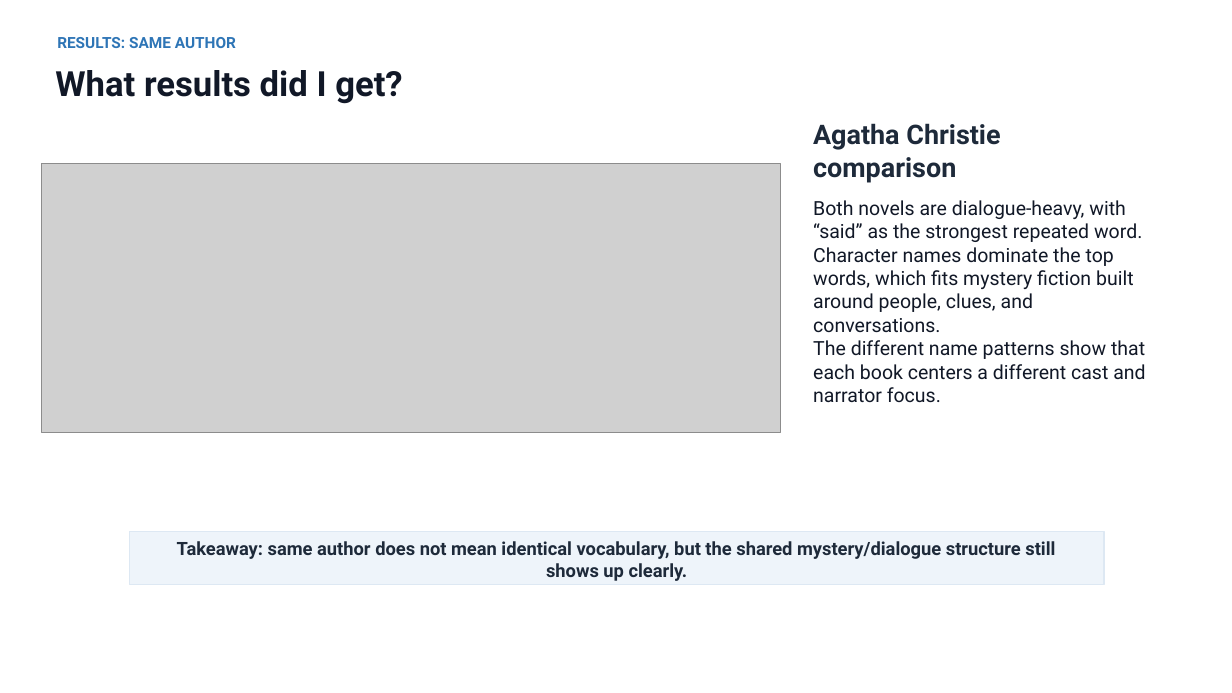
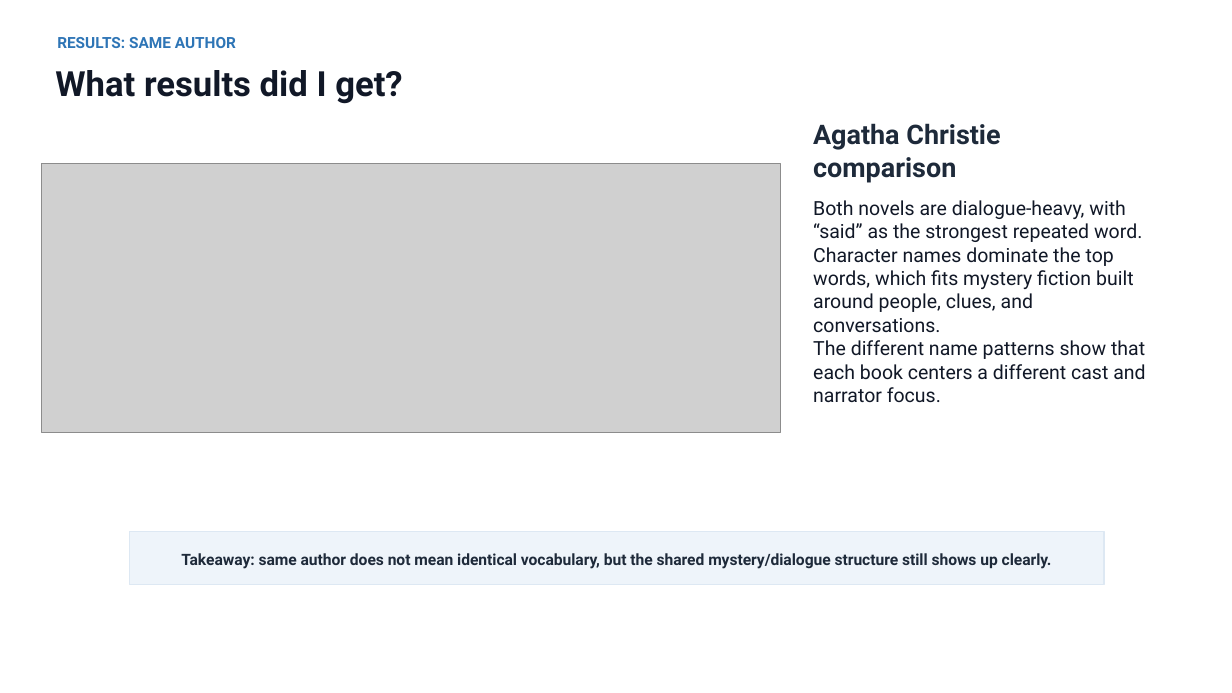
Before and after one commit to goodtoknowgg/MiniProject1, a slide deck: slide 5 of Miniproject 1 Presentation Gavin Good.pptx. Drawn at 1232x693 pixels with LibreOffice and Linux fonts; fonts in the diff are those of the drawing; grey boxes stand for pictures. Boxes give left, top, right and bottom in pixels: in the first picture for what was removed or moved away, otherwise in the second. Text is boxed around its words. In the diff, an @@ line names an element or a change of style, - is before the commit and + after.

```diff
--- a/Miniproject 1 Presentation Gavin Good.pptx
+++ b/Miniproject 1 Presentation Gavin Good.pptx
@@ text "Takeaway: same author does not ..." at (x1=181, y1=553, x2=1052, y2=569): size 14.3 to 12.2 pt @@
```
Also in this commit, not shown: 5 other slides changed.
